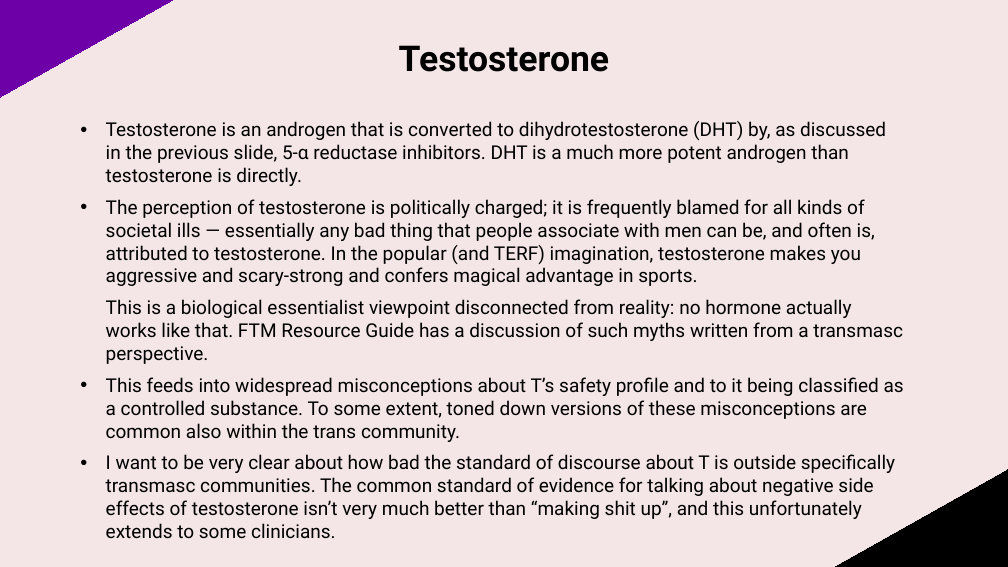
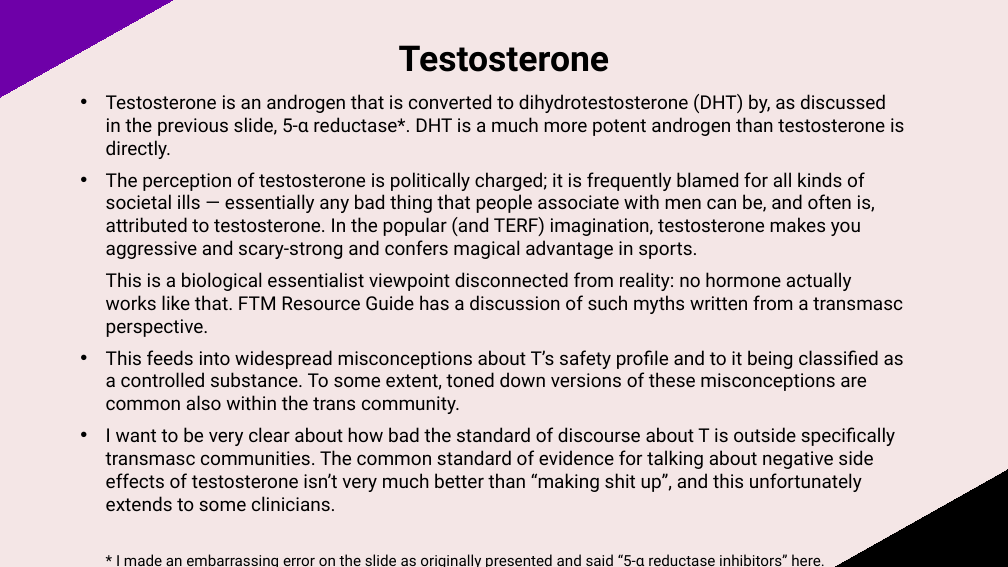
Before and after one commit to daira/transhealth, a slide deck: slide 76 of Chemistry Politics Transphobia.odp. Drawn at 1008x567 pixels with LibreOffice and Linux fonts; fonts in the diff are those of the drawing. Boxes give left, top, right and bottom in pixels: in the first picture for what was removed or moved away, otherwise in the second. Text is boxed around its words. In the diff, an @@ line names an element or a change of style, - is before the commit and + after.

Commit message:
Fix a mistake where I said "5-α reductase inhibitors" when "5-α reductase" was meant.

```diff
--- a/Chemistry Politics Transphobia.odp
+++ b/Chemistry Politics Transphobia.odp
@@ subtitle "Testosterone is an androgen that ...": place and size @@
-subtitle "Testosterone is an androgen that ..." at <box>106,121,904,539</box>
+subtitle "Testosterone is an androgen that ..." at <box>106,94,904,567</box>
@@ subtitle at <box>106,94,904,159</box>: text changed @@
-• Testosterone is an androgen that is converted to dihydrotestosterone (DHT) by, as discussed in the previous slide, 5-α reductase inhibitors. DHT is a much more potent androgen than testosterone is directly.
+• Testosterone is an androgen that is converted to dihydrotestosterone (DHT) by, as discussed in the previous slide, 5-α reductase*. DHT is a much more potent androgen than testosterone is directly.
@@ subtitle at <box>116,554,825,567</box>: paragraph added @@
+* I made an embarrassing error on the slide as originally presented and said “5-α reductase inhibitors” here.
```
Also in this commit, not shown: 1 other file.
